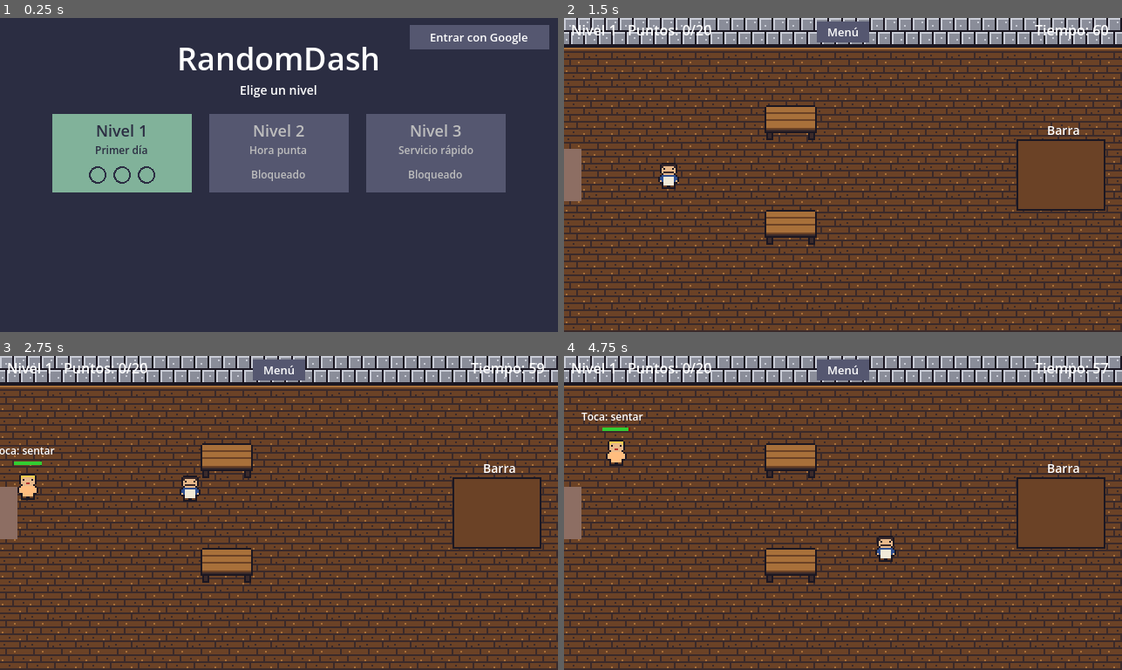
Above: before the commit, frames 1-4 (two rows, left to right).
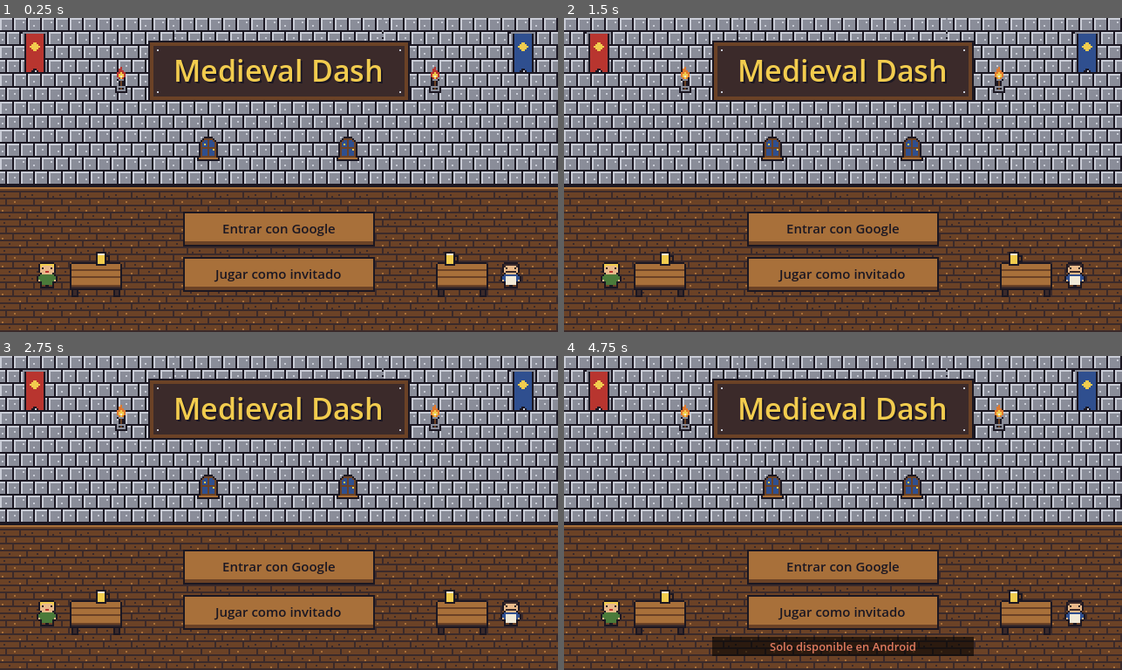
Above: after the commit, the same moments.

Repository: vara-17/MedievalDash
Game: Godot game, scene res://node_2d.tscn
The game is run twice, just before and just after one commit, with the same random seed, the same clock (stepped at 60 frames per second) and the same inputs.
Inputs (mouse positions are in pixels of both pictures, inside the frame that each line leads up to):
- Up to frame 1 (0.25 s): no input
- Up to frame 2 (1.5 s): tap Enter at 0.5 s; move the mouse to (965, 159) at 0.52 s; click (965, 159) at 0.67 s; move the mouse to (731, 190) at 1.27 s; click (731, 190) at 1.42 s
- Up to frame 3 (2.75 s): move the mouse to (334, 443) at 2.02 s; click (334, 443) at 2.17 s
- Up to frame 4 (4.75 s): move the mouse to (815, 575) at 2.77 s; click (815, 575) at 2.92 s; move the mouse to (1010, 560) at 3.52 s; click (1010, 560) at 3.67 s; move the mouse to (675, 465) at 4.27 s; click (675, 465) at 4.42 s

The runs differ from the first frame. In frame 1, 84% of the frame differs, in the area x 0-100%, y 0-100%; in frame 2, 54%; in frame 3, 54%; in frame 4, 57%.

Commit message:
Pantalla de inicio con login e invitado
- Nueva fase LOGIN: título Medieval Dash, "Entrar con Google" y
  "Jugar como invitado"; tras iniciar sesión se espera a la primera
  sincronización y se pasa al menú
- Arte de portada (TitleArt): estandartes, antorchas que parpadean,
  ventanas, cartel y mesas; sprites torch, window y banner
- Background con altura de pared configurable
- _set_phase() centraliza qué nodos se ven en cada pantalla

Co-Authored-By: Claude Opus 5.5 <noreply@anthropic.com>

Diff:
--- a/node_2d.gd
+++ b/node_2d.gd
@@ -1,6 +1,6 @@
 extends Node2D
 
-enum Phase { MENU, PLAYING, RESULT }
+enum Phase { LOGIN, MENU, PLAYING, RESULT }
 
 const LEVELS_PATH := "res://data/levels.json"
 const DEFAULT_LEVEL := {
@@ -20,13 +20,17 @@
 const MENU_BTN_SIZE := Vector2(160, 90)
 const MENU_GAP := 20.0
 const MENU_ORIGIN := Vector2(60, 110)
-const BTN_LOGIN := Rect2(470, 8, 160, 28)
+const BTN_ACCOUNT := Rect2(470, 8, 160, 28)
+const BTN_GOOGLE := Rect2(210, 222, 220, 40)
+const BTN_GUEST := Rect2(210, 274, 220, 40)
+const LOGIN_WALL_ROWS := 6
+const GAME_TITLE := "Medieval Dash"
 
 var save := SaveData.new()
 var levels: Array = []
 var level_index: int = 0
 var level: Dictionary = {}
-var phase: int = Phase.MENU
+var phase: int = Phase.LOGIN
 var time_left: float = 0.0
 var passed: bool = false
 var stars_earned: int = 0
@@ -39,7 +43,9 @@
 var auth_status: String = ""
 var cloud: CloudSave
 var sync_status: String = ""
+var loading_account: bool = false
 var background: Background
+var title_art: TitleArt
 var kitchen: Kitchen
 var waiter: Waiter
 var spawn_timer: float = 1.0
@@ -53,22 +59,32 @@
 	cloud.synced.connect(_on_synced)
 	cloud.sync_failed.connect(_on_sync_failed)
 	add_child(cloud)
+	background = Background.new()
+	add_child(background)
+	title_art = TitleArt.new()
+	add_child(title_art)
+	kitchen = Kitchen.new()
+	kitchen.position = Vector2(570, 180)
+	add_child(kitchen)
+	waiter = Waiter.new()
+	add_child(waiter)
+	_set_phase(Phase.LOGIN)
+	# Al final: si hay una sesión guardada, Auth emite signed_in al entrar en el árbol.
 	auth = Auth.new()
 	auth.signed_in.connect(_on_signed_in)
 	auth.signed_out.connect(_on_signed_out)
 	auth.sign_in_failed.connect(_on_sign_in_failed)
 	add_child(auth)
-	background = Background.new()
-	background.visible = false
-	add_child(background)
-	kitchen = Kitchen.new()
-	kitchen.position = Vector2(570, 180)
-	kitchen.visible = false
-	add_child(kitchen)
-	waiter = Waiter.new()
-	waiter.visible = false
-	add_child(waiter)
-	phase = Phase.MENU
+
+
+# Cambia de pantalla y muestra solo los nodos que le tocan.
+func _set_phase(new_phase: int) -> void:
+	phase = new_phase
+	background.visible = phase != Phase.MENU
+	background.wall_rows = LOGIN_WALL_ROWS if phase == Phase.LOGIN else 1
+	title_art.visible = phase == Phase.LOGIN
+	kitchen.visible = phase == Phase.PLAYING
+	waiter.visible = phase == Phase.PLAYING
 
 
 func _load_levels() -> void:
@@ -90,10 +106,7 @@
 	score = 0
 	time_left = float(level["time"])
 	spawn_timer = 1.0
-	background.visible = true
-	kitchen.visible = true
-	waiter.visible = true
-	phase = Phase.PLAYING
+	_set_phase(Phase.PLAYING)
 
 
 func _clear_level() -> void:
@@ -115,10 +128,7 @@
 
 func _go_to_menu() -> void:
 	_clear_level()
-	background.visible = false
-	kitchen.visible = false
-	waiter.visible = false
-	phase = Phase.MENU
+	_set_phase(Phase.MENU)
 
 
 func _build_tables(count: int) -> void:
@@ -140,9 +150,7 @@
 	save.record(level_index, stars_earned)
 	_sync()
 	_clear_level()
-	kitchen.visible = false
-	waiter.visible = false
-	phase = Phase.RESULT
+	_set_phase(Phase.RESULT)
 
 
 func _has_next() -> bool:
@@ -241,6 +249,9 @@
 		return
 	var p: Vector2 = event.position
 	match phase:
+		Phase.LOGIN:
+			_handle_login_tap(p)
+			return
 		Phase.MENU:
 			_handle_menu_tap(p)
 			return
@@ -272,17 +283,24 @@
 	waiter.go_to(p, Callable())
 
 
+# Al iniciar sesión se espera a la primera sincronización (o a que falle, p. ej.
+# sin conexión) antes de pasar al menú, para mostrar ya el progreso de la cuenta.
 func _on_signed_in(_display_name: String) -> void:
 	auth_status = ""
 	_use_account_save(auth.uid)
+	if phase == Phase.LOGIN:
+		loading_account = true
 	_sync()
 
 
 func _on_signed_out() -> void:
 	auth_status = ""
 	sync_status = ""
+	loading_account = false
 	save = SaveData.new()
 	save.load_from_disk()
+	if phase == Phase.MENU:
+		_set_phase(Phase.LOGIN)
 
 
 # Pasa al progreso de la cuenta. Si hay progreso de invitado, se suma a esta
@@ -303,7 +321,10 @@
 		return
 	var uid := auth.uid
 	var token: String = await auth.get_valid_id_token()
-	if token == "" or uid != auth.uid:
+	if uid != auth.uid:
+		return
+	if token == "":
+		_on_sync_failed("Sin conexión")
 		return
 	cloud.sync(uid, token, save.best_stars.duplicate())
 
@@ -312,23 +333,41 @@
 	if uid == auth.uid:
 		save.merge(stars)
 		sync_status = ""
+		_finish_loading_account()
 
 
 func _on_sync_failed(message: String) -> void:
 	sync_status = "Sin sincronizar: %s" % message
+	_finish_loading_account()
+
+
+func _finish_loading_account() -> void:
+	if loading_account:
+		loading_account = false
+		if phase == Phase.LOGIN:
+			_set_phase(Phase.MENU)
 
 
 func _on_sign_in_failed(message: String) -> void:
 	auth_status = message
 
 
+func _handle_login_tap(p: Vector2) -> void:
+	if auth.busy or loading_account:
+		return
+	if BTN_GOOGLE.has_point(p):
+		auth_status = ""
+		auth.sign_in()
+	elif BTN_GUEST.has_point(p):
+		auth_status = ""
+		_set_phase(Phase.MENU)
+
+
 func _handle_menu_tap(p: Vector2) -> void:
-	if BTN_LOGIN.has_point(p):
+	if BTN_ACCOUNT.has_point(p):
 		if auth.is_signed_in():
 			auth.sign_out()
-		else:
-			auth_status = ""
-			auth.sign_in()
+		_set_phase(Phase.LOGIN)
 		return
 	for i in levels.size():
 		if _level_button_rect(i).has_point(p) and save.is_unlocked(i):
@@ -338,8 +377,7 @@
 
 func _handle_result_tap(p: Vector2) -> void:
 	if BTN_MENU.has_point(p):
-		background.visible = false
-		phase = Phase.MENU
+		_set_phase(Phase.MENU)
 	elif BTN_RETRY.has_point(p):
 		_start_level(level_index)
 	elif _has_next() and BTN_NEXT.has_point(p):
@@ -366,6 +404,9 @@
 
 func _draw() -> void:
 	var font := ThemeDB.fallback_font
+	if phase == Phase.LOGIN:
+		_draw_login_screen(font)
+		return
 	if phase == Phase.MENU:
 		draw_rect(get_viewport_rect(), Color("2b2d42"))
 		_draw_menu(font)
@@ -387,9 +428,9 @@
 
 func _draw_menu(font: Font) -> void:
 	var dark := Color("2b2d42")
-	draw_string(font, Vector2(0, 60), "RandomDash", HORIZONTAL_ALIGNMENT_CENTER, 640, 36)
+	draw_string(font, Vector2(0, 60), GAME_TITLE, HORIZONTAL_ALIGNMENT_CENTER, 640, 36)
 	draw_string(font, Vector2(0, 88), "Elige un nivel", HORIZONTAL_ALIGNMENT_CENTER, 640, 14)
-	_draw_login(font)
+	_draw_account(font)
 	for i in levels.size():
 		var r := _level_button_rect(i)
 		var unlocked := save.is_unlocked(i)
@@ -409,18 +450,43 @@
 			draw_string(font, r.position + Vector2(0, 74), "Bloqueado", HORIZONTAL_ALIGNMENT_CENTER, r.size.x, 12, Color.GRAY)
 
 
-func _draw_login(font: Font) -> void:
-	var label := "Entrar con Google"
+# Pantalla de inicio: el arte lo pone TitleArt; aquí van el título y los botones.
+func _draw_login_screen(font: Font) -> void:
+	var palette := SpriteFactory.PALETTE
+	var board := TitleArt.SIGN_RECT
+	var title_pos := Vector2(board.position.x, board.position.y + 47)
+	draw_string(font, title_pos + Vector2(2, 2), GAME_TITLE, HORIZONTAL_ALIGNMENT_CENTER, board.size.x, 34, palette["K"])
+	draw_string(font, title_pos, GAME_TITLE, HORIZONTAL_ALIGNMENT_CENTER, board.size.x, 34, palette["Y"])
+	var google_label := "Entrar con Google"
 	if auth.busy:
-		label = "Conectando..."
-	elif auth.is_signed_in():
-		label = "Salir"
-		draw_string(font, Vector2(BTN_LOGIN.position.x - 300, BTN_LOGIN.position.y + 19), auth.display_name, HORIZONTAL_ALIGNMENT_RIGHT, 292, 13)
-	draw_rect(BTN_LOGIN, Color("555770"))
-	draw_string(font, BTN_LOGIN.position + Vector2(0, 19), label, HORIZONTAL_ALIGNMENT_CENTER, BTN_LOGIN.size.x, 13)
-	var status := auth_status if auth_status != "" else sync_status
-	if status != "":
-		draw_string(font, BTN_LOGIN.end + Vector2(-300, 14), status, HORIZONTAL_ALIGNMENT_RIGHT, 300, 11, Color("e07a5f"))
+		google_label = "Conectando..."
+	elif loading_account:
+		google_label = "Cargando progreso..."
+	_draw_wood_button(font, BTN_GOOGLE, google_label)
+	_draw_wood_button(font, BTN_GUEST, "Jugar como invitado")
+	if auth_status != "":
+		var y := BTN_GUEST.end.y + 8
+		draw_rect(Rect2(BTN_GUEST.position.x - 40, y, BTN_GUEST.size.x + 80, 22), Color(0, 0, 0, 0.6))
+		draw_string(font, Vector2(0, y + 16), auth_status, HORIZONTAL_ALIGNMENT_CENTER, 640, 13, Color("e07a5f"))
+
+
+func _draw_wood_button(font: Font, r: Rect2, label: String) -> void:
+	var palette := SpriteFactory.PALETTE
+	draw_rect(r, palette["K"])
+	draw_rect(r.grow(-2), palette["L"])
+	draw_rect(Rect2(r.position + Vector2(2, r.size.y - 6), Vector2(r.size.x - 4, 4)), palette["B"])
+	draw_string(font, r.position + Vector2(0, r.size.y / 2.0 + 5), label, HORIZONTAL_ALIGNMENT_CENTER, r.size.x, 15, palette["K"])
+
+
+# Esquina del menú: quién juega y botón para volver a la pantalla de inicio.
+func _draw_account(font: Font) -> void:
+	var who := auth.display_name if auth.is_signed_in() else "Invitado"
+	var label := "Cerrar sesión" if auth.is_signed_in() else "Iniciar sesión"
+	draw_string(font, Vector2(BTN_ACCOUNT.position.x - 300, BTN_ACCOUNT.position.y + 19), who, HORIZONTAL_ALIGNMENT_RIGHT, 292, 13)
+	draw_rect(BTN_ACCOUNT, Color("555770"))
+	draw_string(font, BTN_ACCOUNT.position + Vector2(0, 19), label, HORIZONTAL_ALIGNMENT_CENTER, BTN_ACCOUNT.size.x, 13)
+	if sync_status != "":
+		draw_string(font, BTN_ACCOUNT.end + Vector2(-300, 14), sync_status, HORIZONTAL_ALIGNMENT_RIGHT, 300, 11, Color("e07a5f"))
 
 
 func _draw_result(font: Font) -> void:
--- a/scripts/background.gd
+++ b/scripts/background.gd
@@ -4,7 +4,11 @@
 # Fondo del local: pared de piedra arriba, zócalo y suelo de madera.
 # Se dibuja una sola vez (y al cambiar el tamaño de la ventana), detrás del resto.
 
-const WALL_ROWS := 1
+# Filas de pared de piedra (32 px cada una): 1 en los niveles, más en la portada.
+var wall_rows: int = 1:
+	set(value):
+		wall_rows = value
+		queue_redraw()
 
 var floor_tex: Texture2D
 var wall_tex: Texture2D
@@ -23,7 +27,7 @@
 func _draw() -> void:
 	var view := get_viewport_rect().size
 	var y := 0.0
-	for i in WALL_ROWS:
+	for i in wall_rows:
 		y = _draw_row(wall_tex, y, view.x)
 	y = _draw_row(base_tex, y, view.x)
 	while y < view.y:
--- a/scripts/sprite_data.gd
+++ b/scripts/sprite_data.gd
@@ -101,7 +101,70 @@
 				"BBBBBBBBBBBBBBBB",
 				"DDDDDDDDDDDDDDDD",
 			]
+		"torch":
+			return [
+				"................",
+				".......X........",
+				"......XX........",
+				"......XXX.......",
+				".....XXYXX......",
+				".....XYYYX......",
+				".....XYWYX......",
+				"......XYX.......",
+				".....KAAAK......",
+				"......KBK.......",
+				"......KBK.......",
+				"......KBK.......",
+				"....KAAAAAK.....",
+				"....KAKBKAK.....",
+				"....KAAAAAK.....",
+				"....KKKKKKK.....",
+			]
+		"window":
+			return [
+				"................",
+				".....KKKKK......",
+				"....KBBBBBK.....",
+				"...KBUUBUUBK....",
+				"..KBUUUBUUUBK...",
+				"..KBUYUBUUUBK...",
+				"..KBUUUBUUUBK...",
+				"..KBBBBBBBBBK...",
+				"..KBUUUBUUYBK...",
+				"..KBUUUBUUUBK...",
+				"..KBUUUBUUUBK...",
+				"..KBUUUBUUUBK...",
+				"..KBBBBBBBBBK...",
+				".KLLLLLLLLLLLK..",
+				".KKKKKKKKKKKKK..",
+				"................",
+			]
+		"banner":
+			return _banner()
 	return []
+
+
+# Estandarte de 16x24 colgado de una barra, con un rombo dorado y cola de golondrina.
+static func _banner() -> Array:
+	var plain := "..KXXXXXXXXXXK.."
+	var rows: Array = ["KAAAAAAAAAAAAAAK"]
+	for i in 5:
+		rows.append(plain)
+	rows.append_array([
+		"..KXXXXYYXXXXK..",
+		"..KXXXYYYYXXXK..",
+		"..KXXYYYYYYXXK..",
+		"..KXXXYYYYXXXK..",
+		"..KXXXXYYXXXXK..",
+	])
+	for i in 10:
+		rows.append(plain)
+	rows.append_array([
+		"..KXXXXKKXXXXK..",
+		"..KXXXK..KXXXK..",
+		"..KKKK....KKKK..",
+	])
+	return rows
 
 
 static func _table() -> Array:
--- /dev/null
+++ b/scripts/title_art.gd
@@ -0,0 +1,85 @@
+class_name TitleArt
+extends Node2D
+
+# Decoración de la pantalla de inicio: interior de taberna sobre el Background
+# (con la pared alta), con estandartes, antorchas que parpadean, ventanas,
+# el cartel del título y una mesa a cada lado.
+
+const SIGN_RECT := Rect2(170, 26, 300, 70)
+const FLICKER_TIME := 0.18
+const BANNERS := {Vector2(40, 40): "R", Vector2(600, 40): "U"}
+const TORCHES := [Vector2(140, 70), Vector2(500, 70)]
+const WINDOWS := [Vector2(240, 150), Vector2(400, 150)]
+const LEFT_TABLE := Vector2(110, 300)
+const RIGHT_TABLE := Vector2(530, 300)
+
+var torch_frames: Array[Texture2D] = []
+var banner_texs: Dictionary = {}
+var window_tex: Texture2D
+var table_tex: Texture2D
+var waiter_tex: Texture2D
+var customer_tex: Texture2D
+var mug_tex: Texture2D
+var frame: int = 0
+var flicker_timer: float = 0.0
+
+
+func _ready() -> void:
+	z_index = -1
+	texture_filter = CanvasItem.TEXTURE_FILTER_NEAREST
+	var palette := SpriteFactory.PALETTE
+	torch_frames = [
+		SpriteFactory.make("torch", {"X": palette["O"]}),
+		SpriteFactory.make("torch", {"X": palette["R"]}),
+	]
+	for pos in BANNERS:
+		banner_texs[pos] = SpriteFactory.make("banner", {"X": palette[BANNERS[pos]]})
+	window_tex = SpriteFactory.make("window")
+	table_tex = SpriteFactory.make("table")
+	waiter_tex = SpriteFactory.make("waiter")
+	customer_tex = SpriteFactory.make("customer", {"X": palette["G"]})
+	mug_tex = SpriteFactory.make("mug", {"X": palette["Y"]})
+
+
+func _process(delta: float) -> void:
+	if not visible:
+		return
+	flicker_timer -= delta
+	if flicker_timer <= 0.0:
+		flicker_timer = FLICKER_TIME * randf_range(0.6, 1.4)
+		frame = 1 - frame
+		queue_redraw()
+
+
+func _draw() -> void:
+	for pos in banner_texs:
+		_sprite(banner_texs[pos], pos)
+	for pos in WINDOWS:
+		_sprite(window_tex, pos)
+	for pos in TORCHES:
+		_sprite(torch_frames[frame], pos)
+	_draw_sign()
+	_sprite(customer_tex, LEFT_TABLE + Vector2(-56, -6))
+	_sprite(table_tex, LEFT_TABLE)
+	_sprite(mug_tex, LEFT_TABLE + Vector2(8, -24))
+	_sprite(table_tex, RIGHT_TABLE)
+	_sprite(mug_tex, RIGHT_TABLE + Vector2(-12, -24))
+	_sprite(waiter_tex, RIGHT_TABLE + Vector2(56, -6))
+
+
+func _sprite(tex: Texture2D, center: Vector2) -> void:
+	draw_texture_rect(tex, SpriteFactory.rect_centered(tex, center), false)
+
+
+# Cartel de madera colgado con dos cadenas; el texto lo dibuja la escena principal.
+func _draw_sign() -> void:
+	var palette := SpriteFactory.PALETTE
+	for x in [SIGN_RECT.position.x + 30, SIGN_RECT.end.x - 32]:
+		for y in range(0, int(SIGN_RECT.position.y), 6):
+			draw_rect(Rect2(x, y, 2, 4), palette["A"])
+	draw_rect(SIGN_RECT, palette["K"])
+	draw_rect(SIGN_RECT.grow(-2), palette["B"])
+	draw_rect(SIGN_RECT.grow(-6), palette["D"])
+	for corner in [Vector2(10, 10), Vector2(SIGN_RECT.size.x - 12, 10),
+			Vector2(10, SIGN_RECT.size.y - 12), Vector2(SIGN_RECT.size.x - 12, SIGN_RECT.size.y - 12)]:
+		draw_rect(Rect2(SIGN_RECT.position + corner, Vector2(2, 2)), palette["Z"])
Not shown, added: scripts/title_art.gd.uid
